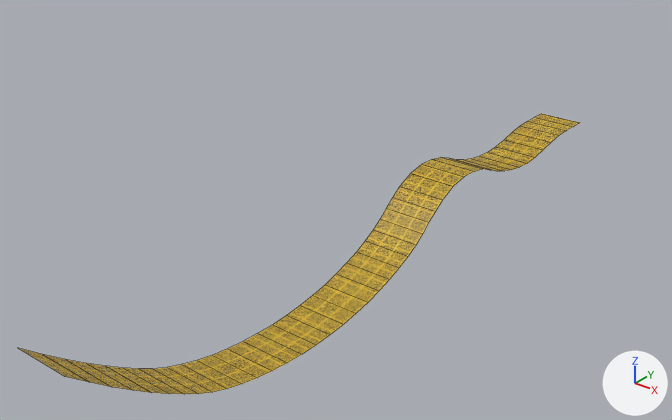
Before and after pictures for a commit that changed the Blender file Assets/Track.blend.
Before and after are seen from a 50 mm camera at (72.1, -100.8, 64.5) aimed at (-10.2, 2.0, 0.8). The lights are fixed; the arrows at lower right show +X, +Y and +Z. Mesh edges are drawn as thin lines.
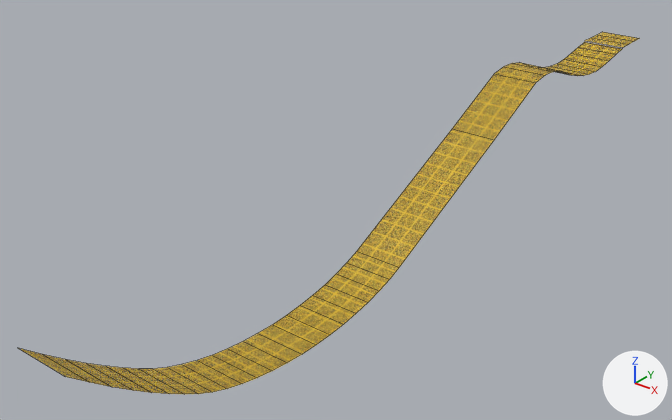
The newer file is also turned or shifted as a whole; pictures and numbers use the older file's frame.

What differs and where, as boxes [x1, y1, x2, y2] in the pictures (672 x 420 px; the box of a moved part takes in the faces that stretch with it):
```json
{"object": "Cylinder", "change": "reshaped", "before": [19, 114, 579, 394], "after": [19, 32, 640, 394], "on screen": "11% wider, 29% taller"}
{"part": 1, "of": "me_cylinder_001", "change": "moved or reshaped", "before": [373, 114, 579, 245], "after": [495, 32, 640, 83]}
{"part": 2, "of": "me_cylinder_001", "change": "surface changed", "before": [25, 230, 416, 394], "after": [25, 230, 416, 394]}
```

Edits to the scene script, one JSON object a line:
```json
{"block": "me_cylinder_001", "where": "# used by ob_cylinder; location = (0.0, 0.0, 0.0)"}
{"op": "remove", "block": "me_cylinder_001", "code": "me_cylinder_001.from_pydata(...)  # 92 vertices, 45 faces; spans x -4.0..4.0, y -58.4..58.4, z -6.9..9.7"}
{"op": "add", "block": "me_cylinder_001", "code": "me_cylinder_001.from_pydata(...)  # 84 vertices, 40 faces; spans x -4.0..4.0, y -58.4..83.3, z -6.9..15.8"}
{"block": "me_cylinder_001", "change": "me_cylinder_001 part 1"}
{"block": "me_cylinder_001", "change": "42 vertices are removed from x -4.0..4.0, y 5.3..58.4, z -0.1..5.4"}
{"block": "me_cylinder_001", "change": "21 faces are deleted"}
{"block": "me_cylinder_001", "change": "6 vertices move from x -4.0..4.0, y -0.6..3.6, z -3.4..-1.3 to x -4.0..4.0, y -0.6..38.3, z -3.3..15.2"}
{"block": "me_cylinder_001", "change": "17 vertices are added at x -4.0, y 41.5..83.3, z 11.2..15.8"}
{"block": "me_cylinder_001", "change": "17 new vertices lie (8.0, 0.0, 0.0) away from vertices in x -4.0, y 41.5..83.3, z 11.2..15.8"}
{"block": "me_cylinder_001", "change": "16 new faces join them"}
{"block": "me_cylinder_001", "change": "me_cylinder_001 part 2: 24 kept faces spanning x -4.0..4.0, y -58.4..38.3, z -6.9..15.2 get new texture (UV) coordinates"}
```
